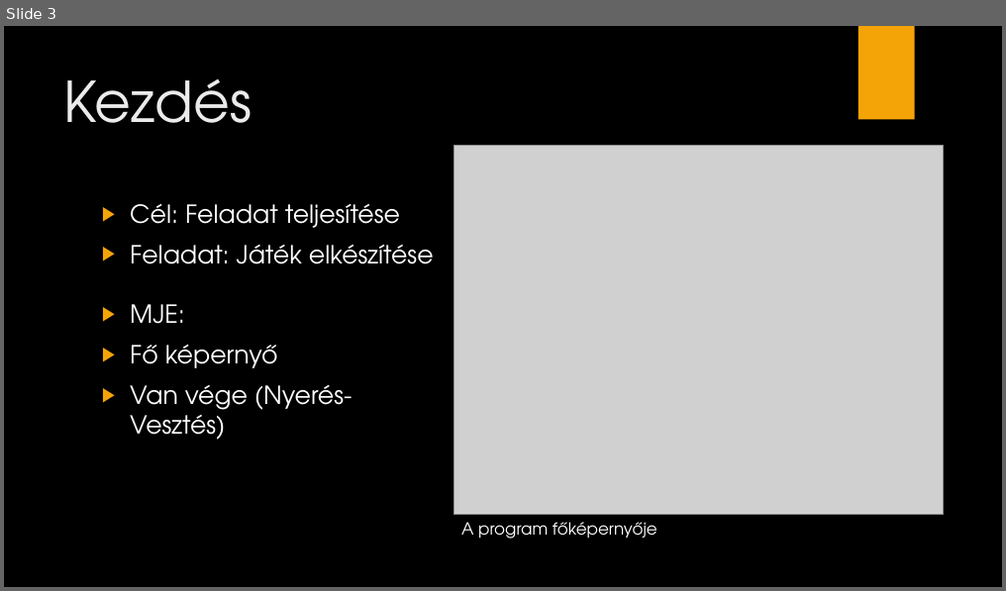
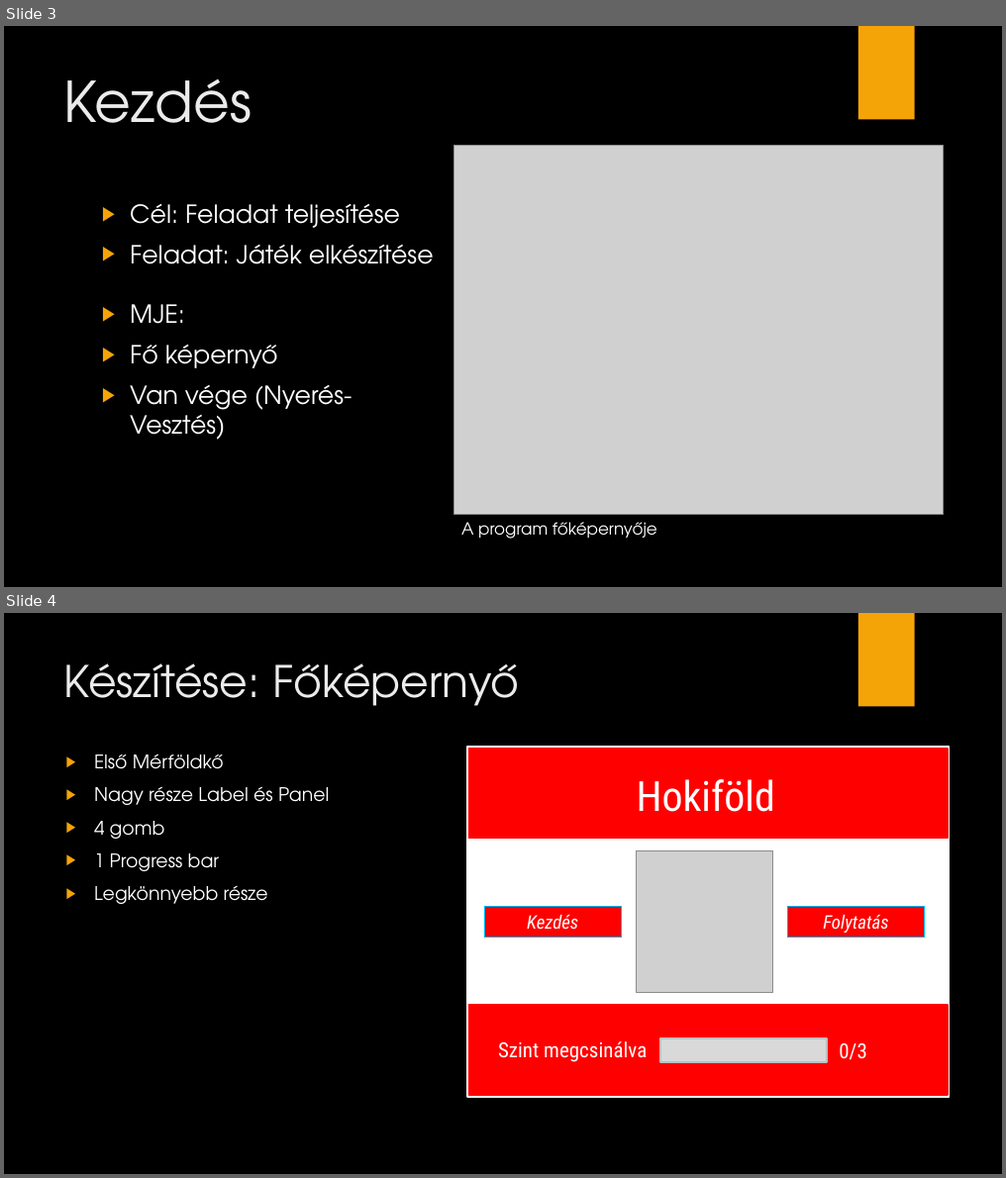
Before and after one commit to kecskeszsoltistvan/OrdogEsPokol, a slide deck: Ne érj a piroshoz.pptx. Shown one above the other, each under a label of ours: slide 3 before the commit, slides 3 and 4 after it. The pictures are 1006x591 and 1006x1178 pixels, drawn with LibreOffice and Linux fonts; fonts in the diff are those of the drawing; grey boxes stand for pictures; background and template pictures are left out. Boxes give left, top, right and bottom in pixels: in the first picture for what was removed or moved away, otherwise in the second. Text is boxed around its words. In the diff, an @@ line names an element or a change of style, - is before the commit and + after.

```diff
--- a/Ne érj a piroshoz.pptx
+++ b/Ne érj a piroshoz.pptx
@@ slide 4 added at (4, 613, 1002, 1174), background picture (left out); not listed: 1 template element that a slide beside it also shows @@
@@ title added at (64, 663, 519, 706), 42 pt, text #EBEBEB @@
+Készítése: Főképernyő
@@ text added at (94, 754, 329, 904), 18 pt, text #FFFFFF @@
+▶ Első Mérföldkő
+▶ Nagy része Label és Panel
+▶ 4 gomb
+▶ 1 Progress bar
+▶ Legkönnyebb része
@@ rectangle added at (467, 747, 949, 1097), fill #FFFFFF, outline #FFFFFF 1.5 pt @@
@@ rectangle added at (469, 749, 947, 839), fill #FF0000, outline #FF0000 1.5 pt @@
@@ text added at (637, 779, 775, 812), 40 pt, text #FFFFFF @@
+Hokiföld
@@ picture added at (636, 851, 773, 992) @@
@@ rectangle added at (484, 906, 622, 937), fill #FF0000, outline #00B0F0 0.75 pt, 18 pt, text #FFFFFF, italic @@
+Kezdés
@@ rectangle added at (788, 906, 925, 937), fill #FF0000, outline #00B0F0 0.75 pt, 18 pt, text #FFFFFF, italic @@
+Folytatás
@@ rectangle added at (469, 1005, 947, 1095), fill #FF0000, outline #FF0000 1.5 pt @@
@@ text added at (498, 1042, 647, 1062), 20 pt, text #FFFFFF @@
+Szint megcsinálva
@@ rectangle added at (660, 1039, 828, 1062), fill #D9D9D9, outline #BFBFBF 1.5 pt @@
@@ text added at (839, 1044, 867, 1060), 20 pt, text #FFFFFF @@
+0/3
```
Also in this commit, not shown: 5 other slides added, 1 slide removed.
